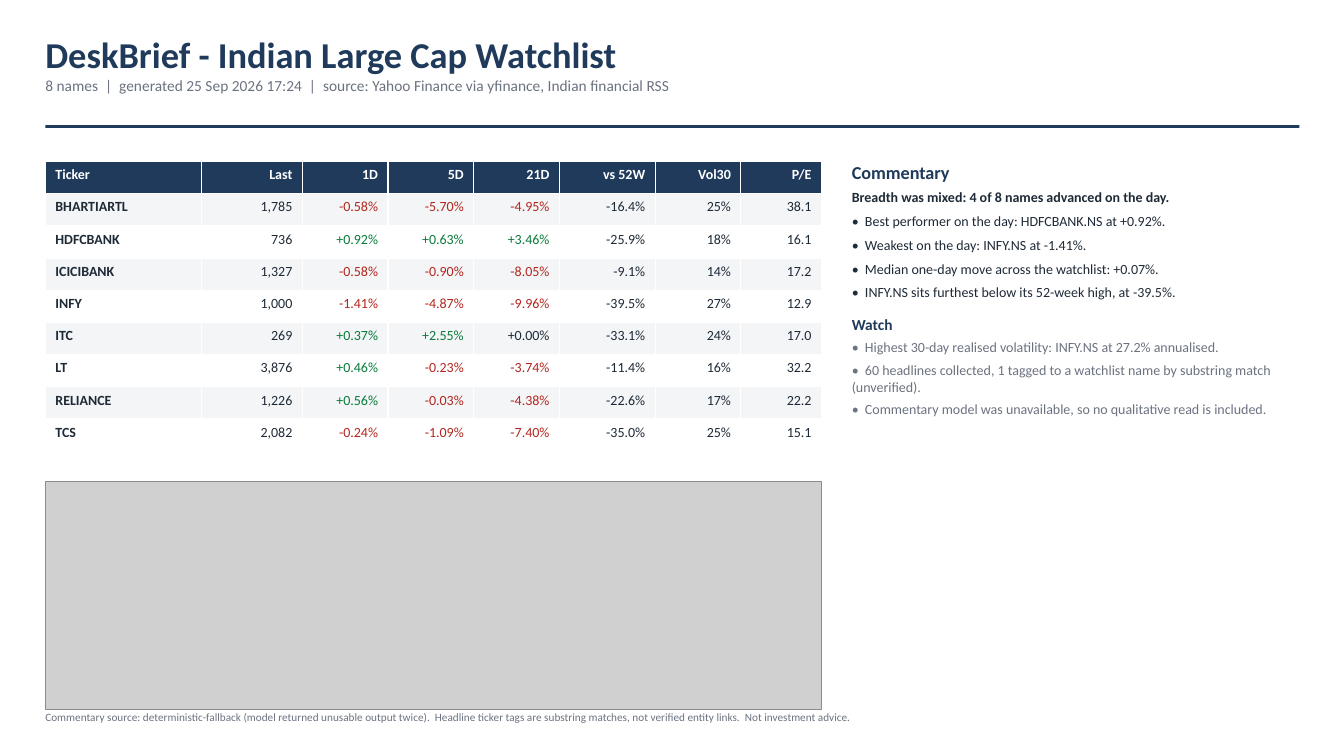
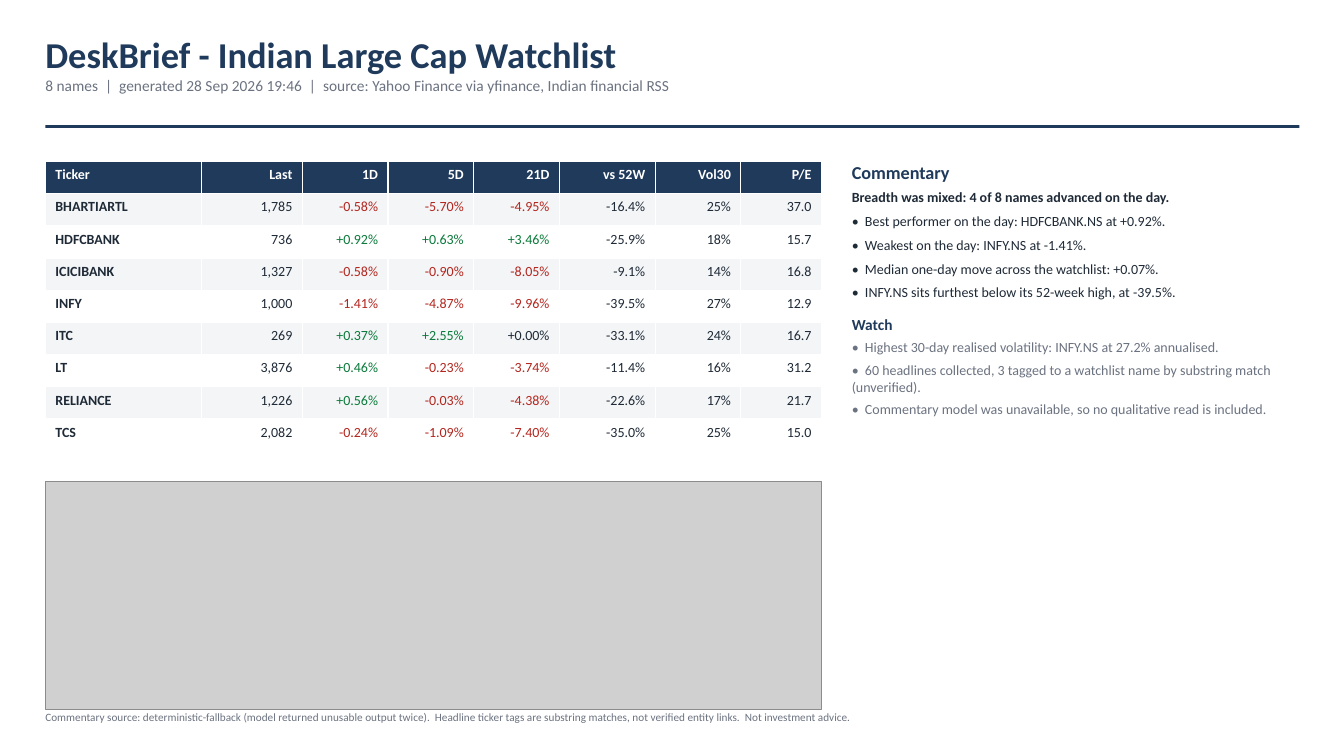
Before and after one commit to Deepak-Sethiii/deskbrief, a slide deck: slide 1 of public/deskbrief.pptx. Drawn at 1344x756 pixels with LibreOffice and Linux fonts; fonts in the diff are those of the drawing; grey boxes stand for pictures. Boxes give left, top, right and bottom in pixels: in the first picture for what was removed or moved away, otherwise in the second. Text is boxed around its words. In the diff, an @@ line names an element or a change of style, - is before the commit and + after.

```diff
--- a/public/deskbrief.pptx
+++ b/public/deskbrief.pptx
@@ text at (45, 80, 669, 94): text changed @@
-8 names | generated 25 Sep 2026 17:24 | source: Yahoo Finance via yfinance, Indian financial RSS
+8 names | generated 28 Sep 2026 19:46 | source: Yahoo Finance via yfinance, Indian financial RSS
@@ table at (45, 161, 822, 452) @@
-row 2, column 8: 38.1
+row 2, column 8: 37.0
-row 3, column 8: 16.1
+row 3, column 8: 15.7
-row 4, column 8: 17.2
+row 4, column 8: 16.8
-row 6, column 8: 17.0
+row 6, column 8: 16.7
-row 7, column 8: 32.2
+row 7, column 8: 31.2
-row 8, column 8: 22.2
+row 8, column 8: 21.7
-row 9, column 8: 15.1
+row 9, column 8: 15.0
@@ text at (852, 365, 1270, 394): text changed @@
-• 60 headlines collected, 1 tagged to a watchlist name by substring match (unverified).
+• 60 headlines collected, 3 tagged to a watchlist name by substring match (unverified).
```
Also in this commit, not shown: 2 other files.
